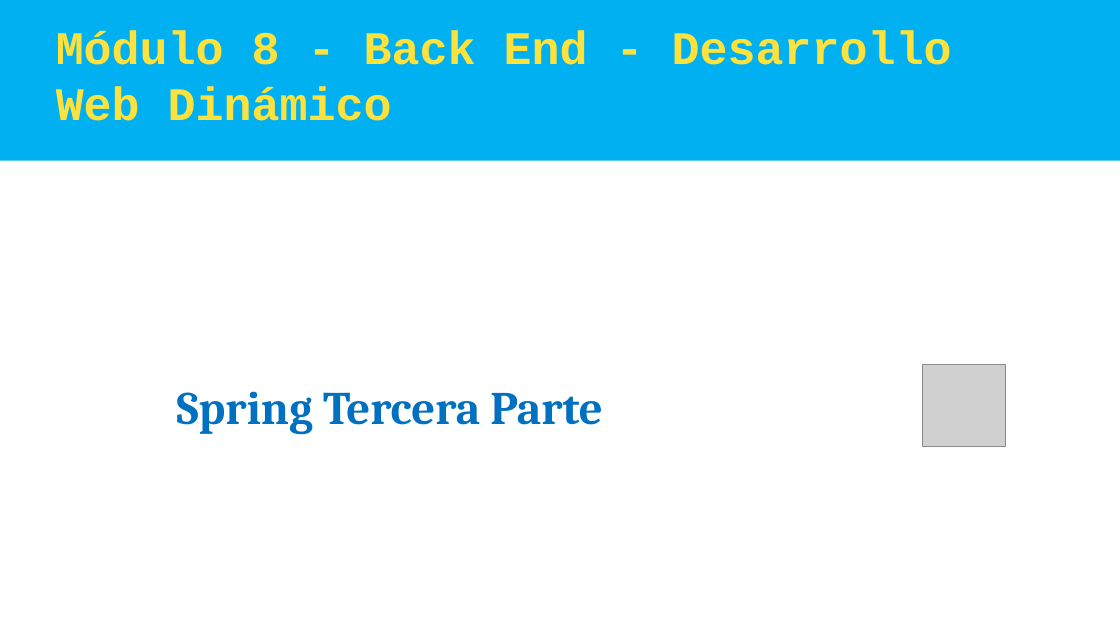
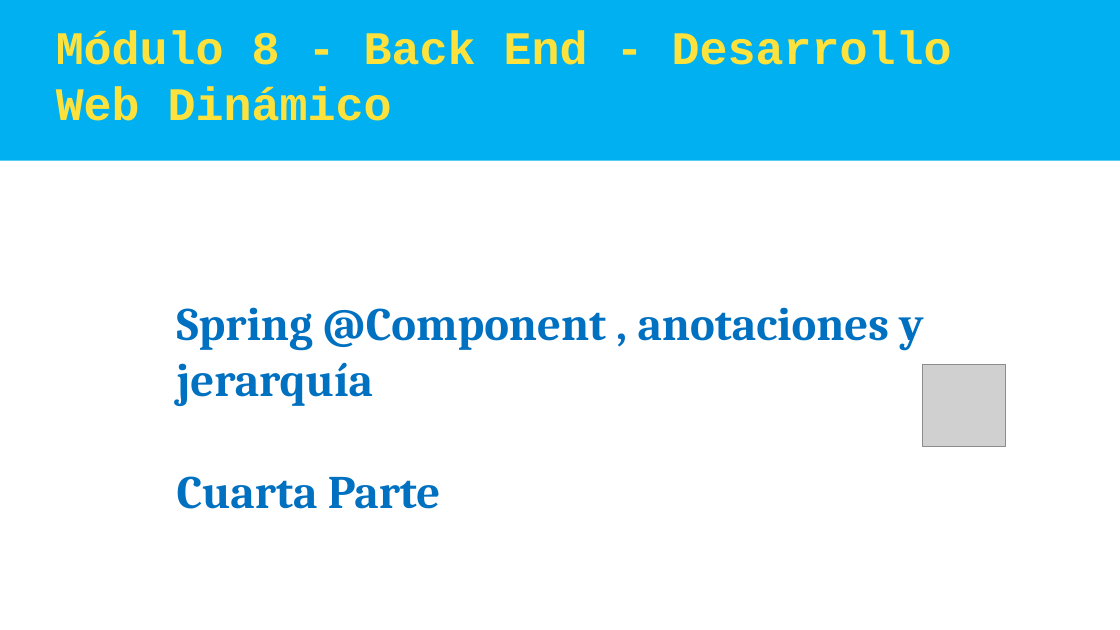
Before and after one commit to cesarprogramador/Angular, a slide deck: slide 32 of Argentina Programa - SpringBoot MVC.pptx (slide 22 before the commit). Drawn at 1120x630 pixels with LibreOffice and Linux fonts; fonts in the diff are those of the drawing; grey boxes stand for pictures. Boxes give left, top, right and bottom in pixels: in the first picture for what was removed or moved away, otherwise in the second. Text is boxed around its words. In the diff, an @@ line names an element or a change of style, - is before the commit and + after.

```diff
--- a/Argentina Programa - SpringBoot MVC.pptx
+++ b/Argentina Programa - SpringBoot MVC.pptx
@@ text at (177,307,923,509): text changed @@
-Spring Tercera Parte
+Spring @Component , anotaciones y jerarquía
+Cuarta Parte
```
Also in this commit, not shown: 18 other slides changed, 31 slides added, 1 slide removed.
